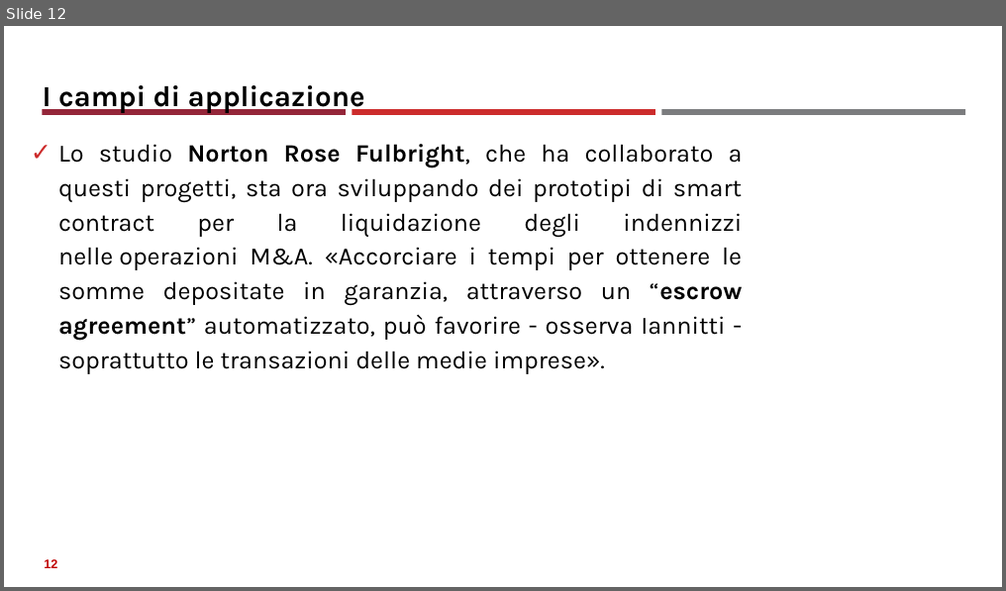
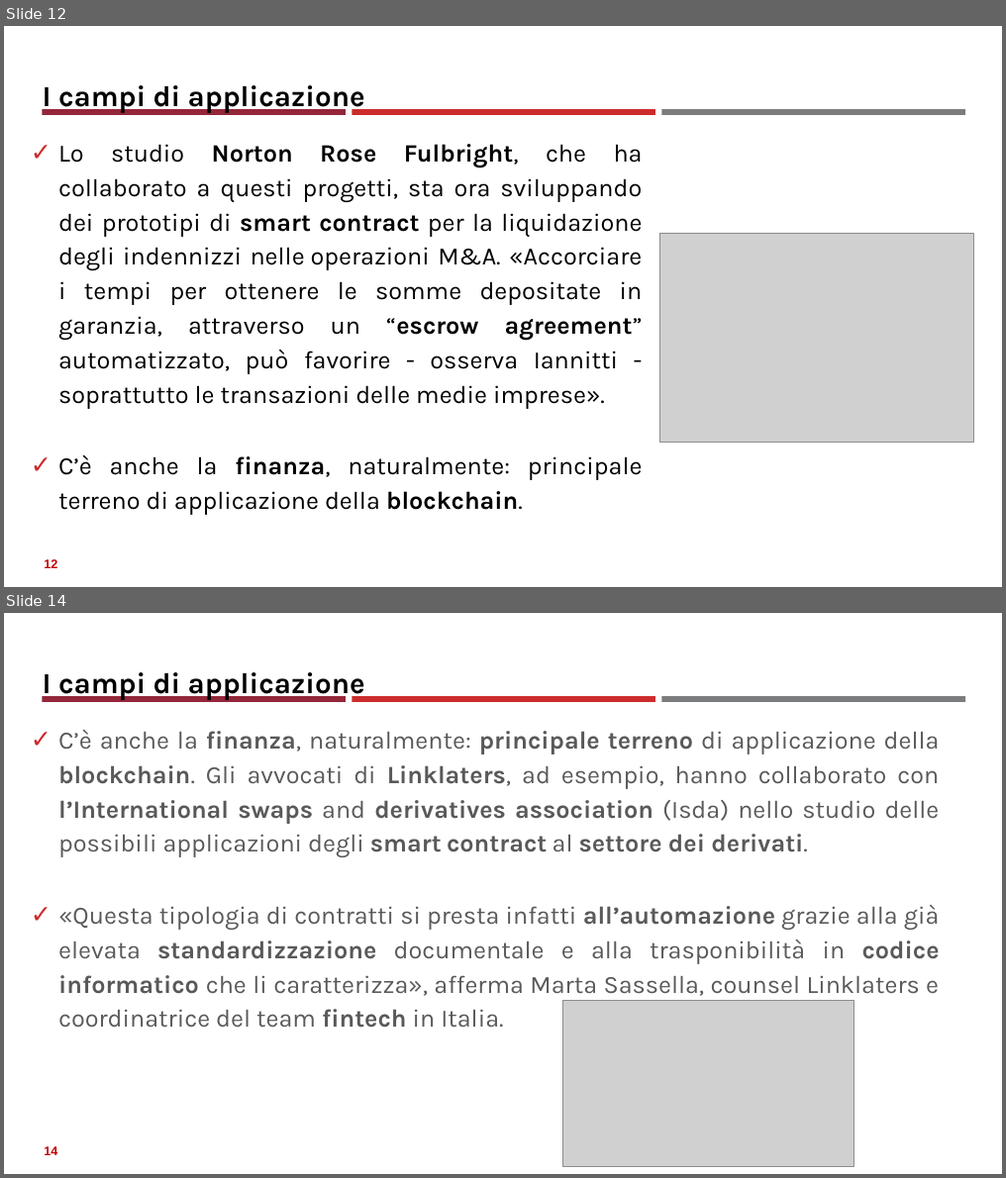
Before and after one commit to neural1977/data_science_interview_material, a slide deck: Assicurazioni/Smart Contract_ita.pptx. Shown one above the other, each under a label of ours: slide 12 before the commit, slides 12 and 14 after it; the slides between them are not shown. The pictures are 1006x591 and 1006x1178 pixels, drawn with LibreOffice and Linux fonts; fonts in the diff are those of the drawing; grey boxes stand for pictures. Boxes give left, top, right and bottom in pixels: in the first picture for what was removed or moved away, otherwise in the second. Text is boxed around its words. In the diff, an @@ line names an element or a change of style, - is before the commit and + after.

```diff
--- a/Assicurazioni/Smart Contract_ita.pptx
+++ b/Assicurazioni/Smart Contract_ita.pptx
@@ slide 14 added at [4, 613, 1002, 1174], background #FFFFFF; not listed: 3 template elements that a slide beside it also shows @@
@@ title added at [43, 672, 365, 700], 28 pt, text #000000, bold @@
+I campi di applicazione
@@ text added at [58, 730, 940, 1028], 24 pt, text #595959 @@
+✓ C’è anche la finanza, naturalmente: principale terreno di applicazione della blockchain. Gli avvocati di Linklaters, ad esempio, hanno collaborato con l’International swaps and derivatives association (Isda) nello studio delle possibili applicazioni degli smart contract al settore dei derivati.
+✓ «Questa tipologia di contratti si presta infatti all’automazione grazie alla già elevata standardizzazione documentale e alla trasponibilità in codice informatico che li caratterizza», afferma Marta Sassella, counsel Linklaters e coordinatrice del team fintech in Italia.
@@ picture added at [563, 1000, 854, 1166] @@
@@ page number added at [44, 1147, 57, 1156], 12 pt, text #C00000, bold @@
+14
@@ slide 12 changed as well @@
@@ text at [58, 144, 643, 409]: bold on in "smart contract" @@
@@ picture added at [659, 233, 974, 442] @@
@@ text at [58, 456, 643, 515]: paragraph added @@
+✓ C’è anche la finanza, naturalmente: principale terreno di applicazione della blockchain.
```
Also in this commit, not shown: 11 other slides changed, 5 other slides added, 2 other files.
